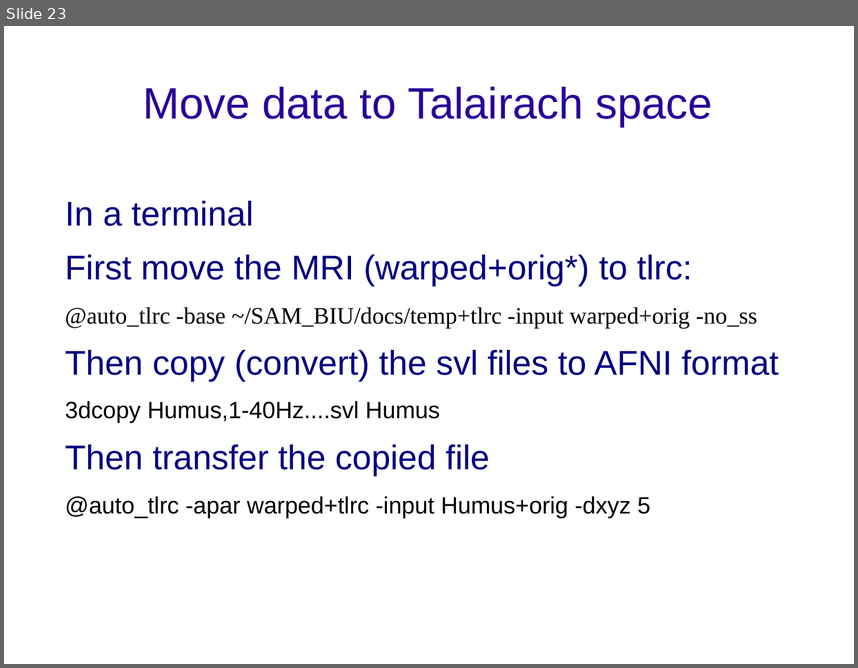
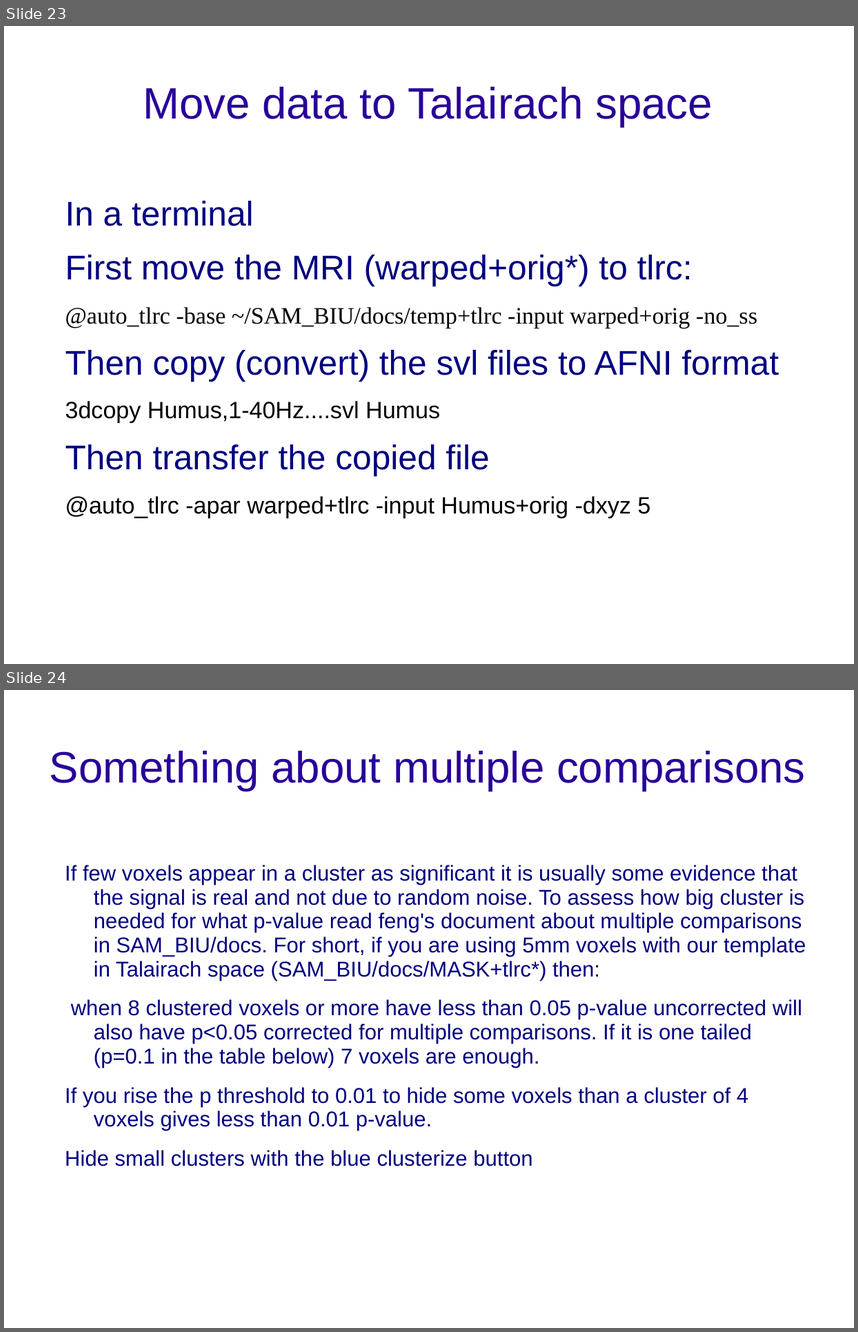
Before and after one commit to yuval-harpaz/SAM_BIU, a slide deck: docs/SAMtutorial.ppt. Shown one above the other, each under a label of ours: slide 23 before the commit, slides 23 and 24 after it. The pictures are 858x668 and 858x1332 pixels, drawn with LibreOffice and Linux fonts; fonts in the diff are those of the drawing; background and template pictures are left out. Boxes give left, top, right and bottom in pixels: in the first picture for what was removed or moved away, otherwise in the second. Text is boxed around its words. In the diff, an @@ line names an element or a change of style, - is before the commit and + after.

Commit message:
changed tutorial to include correction for multiple comparisons

```diff
--- a/docs/SAMtutorial.ppt
+++ b/docs/SAMtutorial.ppt
@@ slide 24 added at (4, 690, 854, 1328), background picture (left out) @@
@@ title added at (50, 751, 806, 790), 41 pt, text #280099 @@
+Something about multiple comparisons
@@ text added at (65, 865, 806, 1166), 20 pt, text #000080 @@
+If few voxels appear in a cluster as significant it is usually some evidence that the signal is real and not due to random noise. To assess how big cluster is needed for what p-value read feng's document about multiple comparisons in SAM_BIU/docs. For short, if you are using 5mm voxels with our template in Talairach space (SAM_BIU/docs/MASK+tlrc*) then:
+when 8 clustered voxels or more have less than 0.05 p-value uncorrected will also have p<0.05 corrected for multiple comparisons. If it is one tailed (p=0.1 in the table below) 7 voxels are enough.
+If you rise the p threshold to 0.01 to hide some voxels than a cluster of 4 voxels gives less than 0.01 p-value.
+Hide small clusters with the blue clusterize button
```
Also in this commit, not shown: 12 slides changed, 3 other slides added.
